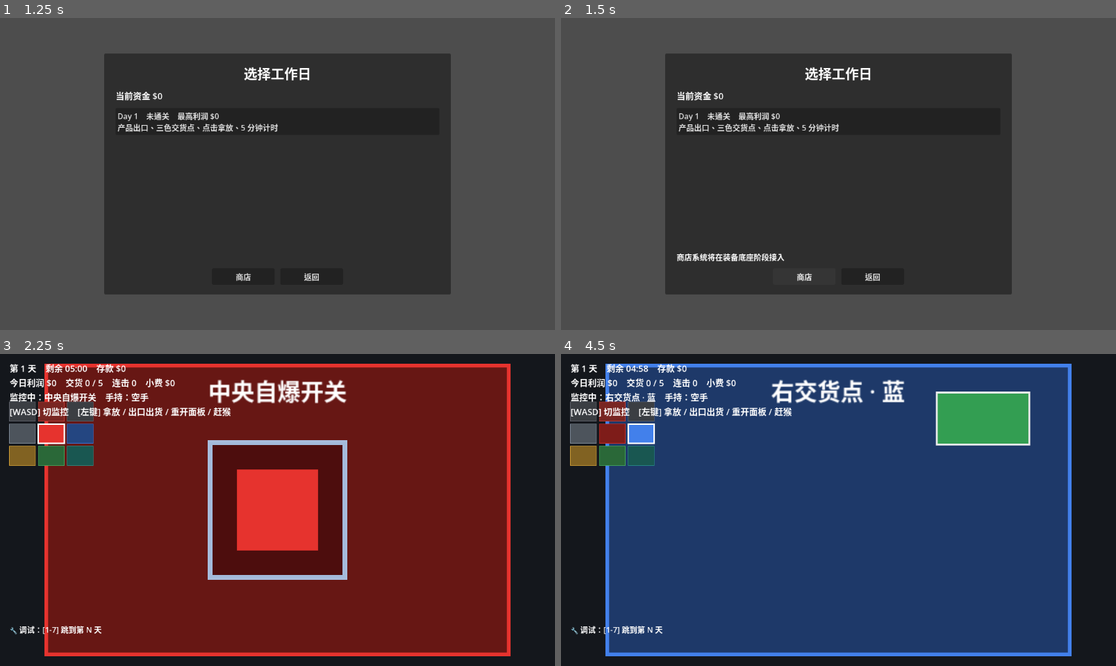
Above: before the commit, frames 1-4 (two rows, left to right).
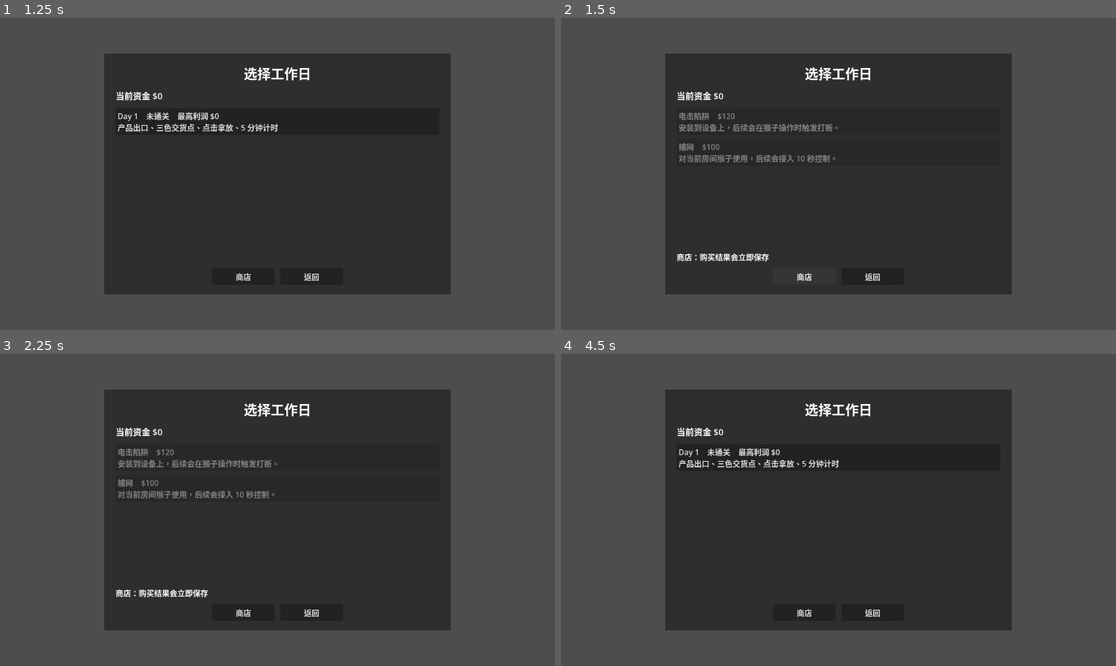
Above: after the commit, the same moments.

Repository: Zhi-Liao-jz/gamejam
Game: Godot game, scene res://scenes/menu/main_menu.tscn
Two runs of this game, one before a commit and one after it. Both use one fixed random seed, a clock stepped at 60 frames per second and the inputs below.
Inputs (mouse positions are in pixels of both pictures, inside the frame that each line leads up to):
- Up to frame 1 (1.25 s): click "新游戏" at 0.5 s
- Up to frame 2 (1.5 s): click "商店" at 1.25 s
- Up to frame 3 (2.25 s): click (277, 456) at 2 s, where only the run before the commit has a clickable "Day 1 未通关 最高利润 $0 产品出口、三色交货点、…"
- Up to frame 4 (4.5 s): click (871, 612) at 2.75 s, where only the run after the commit has a clickable "返回"; click (777, 534) at 3.5 s, where only the run after the commit has a clickable "继续游戏"; tap Enter at 4.25 s; move the mouse to (960, 494) at 4.27 s; hold D (move_right) from 4.28 s (still down); tap E (interact) at 4.35 s; click (960, 494) at 4.42 s

Frame 1 is identical in both runs. In frame 2, 1.5% of the frame differs, in the area x 21-51%, y 30-78%; in frame 3, 99%; in frame 4, 99%, in the area x 0-100%, y 0-100%.

Commit message:
新增装备商店底座

Diff:
--- a/global/game_state.gd
+++ b/global/game_state.gd
@@ -1,7 +1,31 @@
 extends Node
 ## 全局游戏状态（autoload 名: Game）：跨天进度、存档接线和输入注册。
 
+const EQUIPMENT_SHOCK_TRAP: int = 1
+const EQUIPMENT_NET: int = 2
 const MAX_MONKEYS: int = 3  # 同时在场猴子数上限（2 设备下 2-3 只即"顾此失彼"，再多无目标可抢只糊声音）
+const EQUIPMENT_DATA: Dictionary[int, Dictionary] = {
+	EQUIPMENT_SHOCK_TRAP:
+	{
+		"id": EQUIPMENT_SHOCK_TRAP,
+		"key": &"shock_trap",
+		"name": "电击陷阱",
+		"price": 120,
+		"max_count": 3,
+		"refill_interval": 30.0,
+		"description": "安装到设备上，后续会在猴子操作时触发打断。",
+	},
+	EQUIPMENT_NET:
+	{
+		"id": EQUIPMENT_NET,
+		"key": &"net",
+		"name": "捕网",
+		"price": 100,
+		"max_count": 3,
+		"refill_interval": 30.0,
+		"description": "对当前房间猴子使用，后续会接入 10 秒控制。",
+	},
+}
 
 var day: int = 1
 var money: int = 0
@@ -9,7 +33,9 @@
 var highest_unlocked_day: int = 1
 var cleared_days: Array[int] = []
 var best_profit_by_day: Dictionary[int, int] = {}
-var owned_equipment: Array[int] = []  # 正式装备系统接入前保持为空，避免旧装备 id 污染新系统。
+var owned_equipment: Array[int] = []
+var equipment_counts: Dictionary[int, int] = {}
+var equipment_refill_left: Dictionary[int, float] = {}
 
 
 func _ready() -> void:
@@ -36,6 +62,9 @@
 	cleared_days = _sanitize_day_list(s.cleared_days)
 	best_profit_by_day = _sanitize_profit_map(s.best_profit_by_day)
 	owned_equipment.clear()
+	if s.save_version >= 3:
+		owned_equipment = _sanitize_equipment_list(s.equipments)
+	reset_runtime_equipment()
 
 
 ## 把运行时进度写回存档并落盘（推进天 / 买装备后调）。
@@ -46,10 +75,10 @@
 	s.now_day = day
 	s.selected_day = selected_day
 	s.highest_unlocked_day = highest_unlocked_day
-	s.cleared_days = cleared_days.duplicate()
+	s.cleared_days = _copy_int_array(cleared_days)
 	s.best_profit_by_day = best_profit_by_day.duplicate()
 	s.money = money
-	s.equipments = owned_equipment.duplicate()  # duplicate 防别名共享
+	s.equipments = _copy_int_array(owned_equipment)  # 显式类型拷贝，避免退成普通 Array
 	s.save_to_file()
 
 
@@ -84,6 +113,75 @@
 	return clampi(1 + (day - 1) / 2, 1, MAX_MONKEYS)
 
 
+## 尝试购买长期装备。成功会扣钱、保存，并初始化运行时数量。
+func buy_equipment(equipment_id: int) -> bool:
+	if not EQUIPMENT_DATA.has(equipment_id):
+		return false
+	if owned_equipment.has(equipment_id):
+		return false
+	var price := equipment_price(equipment_id)
+	if money < price:
+		return false
+	money -= price
+	owned_equipment.append(equipment_id)
+	owned_equipment.sort()
+	_reset_one_runtime_equipment(equipment_id)
+	sync_to_save()
+	return true
+
+
+func has_equipment(equipment_id: int) -> bool:
+	return owned_equipment.has(equipment_id)
+
+
+func equipment_name(equipment_id: int) -> String:
+	return String(equipment_data(equipment_id).get("name", "未知装备"))
+
+
+func equipment_price(equipment_id: int) -> int:
+	return int(equipment_data(equipment_id).get("price", 0))
+
+
+func equipment_description(equipment_id: int) -> String:
+	return String(equipment_data(equipment_id).get("description", ""))
+
+
+func equipment_max_count(equipment_id: int) -> int:
+	return int(equipment_data(equipment_id).get("max_count", 0))
+
+
+func equipment_refill_interval(equipment_id: int) -> float:
+	return float(equipment_data(equipment_id).get("refill_interval", 0.0))
+
+
+func equipment_data(equipment_id: int) -> Dictionary:
+	return EQUIPMENT_DATA.get(equipment_id, {})
+
+
+## 进入工作日时重置当天装备数量和补给倒计时。
+func reset_runtime_equipment() -> void:
+	equipment_counts.clear()
+	equipment_refill_left.clear()
+	for equipment_id: int in owned_equipment:
+		_reset_one_runtime_equipment(equipment_id)
+
+
+## 推进装备自动补给。返回状态是否发生变化。
+func tick_runtime_equipment(delta: float) -> bool:
+	var changed := false
+	for equipment_id: int in owned_equipment:
+		changed = _tick_one_equipment(equipment_id, delta) or changed
+	return changed
+
+
+func equipment_count(equipment_id: int) -> int:
+	return int(equipment_counts.get(equipment_id, 0))
+
+
+func equipment_refill_remaining(equipment_id: int) -> float:
+	return float(equipment_refill_left.get(equipment_id, 0.0))
+
+
 # ---------- 启动时注册键位（避免手改 project.godot 的 InputMap） ----------
 func _setup_input() -> void:
 	_bind("move_up", [KEY_W, KEY_UP])
@@ -121,3 +219,40 @@
 			continue
 		result[day_key] = int(source[key])
 	return result
+
+
+func _sanitize_equipment_list(equipments: Array[int]) -> Array[int]:
+	var result: Array[int] = []
+	for equipment_id: int in equipments:
+		if EQUIPMENT_DATA.has(equipment_id) and not result.has(equipment_id):
+			result.append(equipment_id)
+	result.sort()
+	return result
+
+
+func _copy_int_array(source: Array[int]) -> Array[int]:
+	var result: Array[int] = []
+	for value: int in source:
+		result.append(value)
+	return result
+
+
+func _reset_one_runtime_equipment(equipment_id: int) -> void:
+	var max_count := equipment_max_count(equipment_id)
+	equipment_counts[equipment_id] = max_count
+	equipment_refill_left[equipment_id] = equipment_refill_interval(equipment_id)
+
+
+func _tick_one_equipment(equipment_id: int, delta: float) -> bool:
+	var max_count := equipment_max_count(equipment_id)
+	var current := equipment_count(equipment_id)
+	if current >= max_count:
+		equipment_refill_left[equipment_id] = equipment_refill_interval(equipment_id)
+		return false
+	var remaining := maxf(0.0, equipment_refill_remaining(equipment_id) - delta)
+	if remaining > 0.0:
+		equipment_refill_left[equipment_id] = remaining
+		return false
+	equipment_counts[equipment_id] = mini(current + 1, max_count)
+	equipment_refill_left[equipment_id] = equipment_refill_interval(equipment_id)
+	return true
--- a/scenes/menu/day_select.gd
+++ b/scenes/menu/day_select.gd
@@ -12,6 +12,7 @@
 	5: "商店、电击陷阱、捕网（后续接入）",
 	6: "发电机、接线盒、供电影响",
 }
+const SHOP_EQUIPMENT: Array[int] = [Game.EQUIPMENT_SHOCK_TRAP, Game.EQUIPMENT_NET]
 
 @onready var money_label: Label = %money_label
 @onready var day_list: VBoxContainer = %day_list
@@ -43,6 +44,21 @@
 		day_list.add_child(more)
 
 
+func _build_shop_items() -> void:
+	money_label.text = "当前资金 $%d" % Game.money
+	for child: Node in day_list.get_children():
+		child.queue_free()
+	for equipment_id: int in SHOP_EQUIPMENT:
+		var button := Button.new()
+		button.text = _shop_button_text(equipment_id)
+		button.alignment = HORIZONTAL_ALIGNMENT_LEFT
+		button.disabled = (
+			Game.has_equipment(equipment_id) or Game.money < Game.equipment_price(equipment_id)
+		)
+		button.pressed.connect(_buy_equipment.bind(equipment_id))
+		day_list.add_child(button)
+
+
 func _day_button_text(day: int) -> String:
 	var cleared := "已通关" if Game.cleared_days.has(day) else "未通关"
 	var best := int(Game.best_profit_by_day.get(day, 0))
@@ -53,13 +69,36 @@
 	return DAY_UNLOCK_TEXT.get(day, "更多产品规则、更多猴子、更多设备")
 
 
+func _shop_button_text(equipment_id: int) -> String:
+	var owned := (
+		"已拥有" if Game.has_equipment(equipment_id) else "$%d" % Game.equipment_price(equipment_id)
+	)
+	return (
+		"%s    %s\n%s"
+		% [
+			Game.equipment_name(equipment_id),
+			owned,
+			Game.equipment_description(equipment_id),
+		]
+	)
+
+
 func _start_day(day: int) -> void:
 	Game.start_day(day)
 	get_tree().change_scene_to_file(MAIN_GRID_SCENE)
 
 
 func _on_shop_pressed() -> void:
-	shop_status.text = "商店系统将在装备底座阶段接入"
+	shop_status.text = "商店：购买结果会立即保存"
+	_build_shop_items()
+
+
+func _buy_equipment(equipment_id: int) -> void:
+	if Game.buy_equipment(equipment_id):
+		shop_status.text = "已购买 %s" % Game.equipment_name(equipment_id)
+	else:
+		shop_status.text = "资金不足或已拥有"
+	_build_shop_items()
 
 
 func _on_back_pressed() -> void:
--- a/scripts/day/grid_working.gd
+++ b/scripts/day/grid_working.gd
@@ -4,6 +4,7 @@
 
 func enter(_msg: Dictionary = {}) -> void:
 	Ledger.reset_day()
+	Game.reset_runtime_equipment()
 	Ledger.working_active = true
 	# P2：控制面板各自订阅 work_started 自动复位为开、猴子生成器据此清场重建；当前无金钱损失项
 	# （猴子的惩罚=关面板拖慢交货）。正式迁移时当天利润 / 连击 / 损坏统一放 Ledger。
@@ -12,6 +13,7 @@
 
 
 func update(delta: float) -> void:
+	Game.tick_runtime_equipment(delta)
 	if Ledger.day_failed:
 		fsm.transition_to(&"Failed")  # 自爆引爆 → 当天失败（优先于结算）
 	elif Ledger.tick(delta):
--- a/scripts/savegame.gd
+++ b/scripts/savegame.gd
@@ -4,7 +4,7 @@
 ## 装备 id（equipments）不可重排或复用，否则毁档或静默错位。加字段请配合 save_version 迁移。
 
 const DEFAULT_PATH := "user://savegames"
-const SAVE_VERSION := 2  # 当前存档格式版本号；落盘时显式写入（见 save_to_file）
+const SAVE_VERSION := 3  # 当前存档格式版本号；落盘时显式写入（见 save_to_file）
 
 static var current: Savegame = null
 
--- a/scripts/ui/grid_hud.gd
+++ b/scripts/ui/grid_hud.gd
@@ -4,6 +4,7 @@
 const MINIMAP_CELL := Vector2(54.0, 40.0)
 const MINIMAP_GAP := 6.0
 const MINIMAP_ORIGIN := Vector2(20.0, 100.0)  # 小地图左上角（信息条下方）
+const HUD_EQUIPMENT: Array[int] = [Game.EQUIPMENT_SHOCK_TRAP, Game.EQUIPMENT_NET]
 
 var _current_room: int = RoomManager.START_ROOM
 var _held_text: String = "空手"
@@ -120,6 +121,7 @@
 	info_label.text = (
 		(
 			"第 %d 天    剩余 %s    存款 $%d\n今日利润 $%d    交货 %d / %d    连击 %d    小费 $%d\n监控中：%s    手持：%s\n"
+			+ "装备：%s\n"
 			+ "[WASD] 切监控    [左键] 拿放 / 出口出货 / 重开面板 / 赶猴%s"
 		)
 		% [
@@ -133,6 +135,7 @@
 			Ledger.current_combo_tip(),
 			room_name,
 			_held_text,
+			_equipment_text(),
 			warn,
 		]
 	)
@@ -200,3 +203,22 @@
 	var minutes := total / 60
 	var secs := total % 60
 	return "%02d:%02d" % [minutes, secs]
+
+
+func _equipment_text() -> String:
+	var parts: Array[String] = []
+	for equipment_id: int in HUD_EQUIPMENT:
+		if not Game.has_equipment(equipment_id):
+			parts.append("%s 未拥有" % Game.equipment_name(equipment_id))
+			continue
+		var equipment_status := (
+			"%s %d/%d 补给 %s"
+			% [
+				Game.equipment_name(equipment_id),
+				Game.equipment_count(equipment_id),
+				Game.equipment_max_count(equipment_id),
+				_format_time(Game.equipment_refill_remaining(equipment_id)),
+			]
+		)
+		parts.append(equipment_status)
+	return "    ".join(parts)
Not shown, changed: 代码规范.md
Not shown, changed: 正式版迁移计划.md
